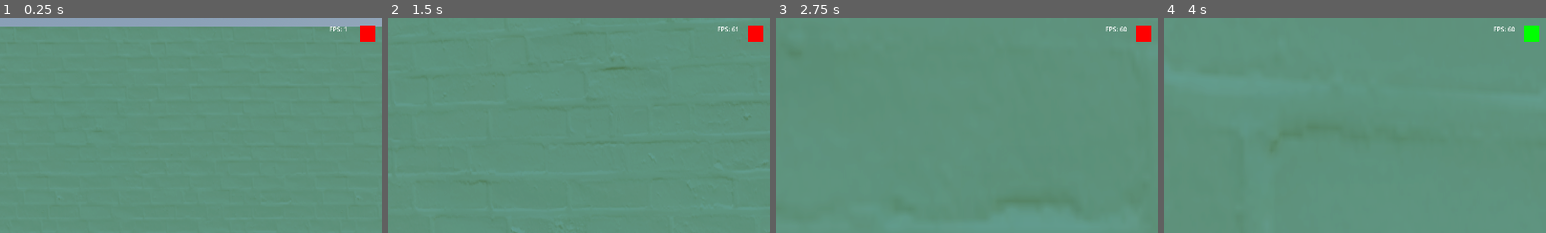
Above: before the commit, frames 1-4 (left to right).
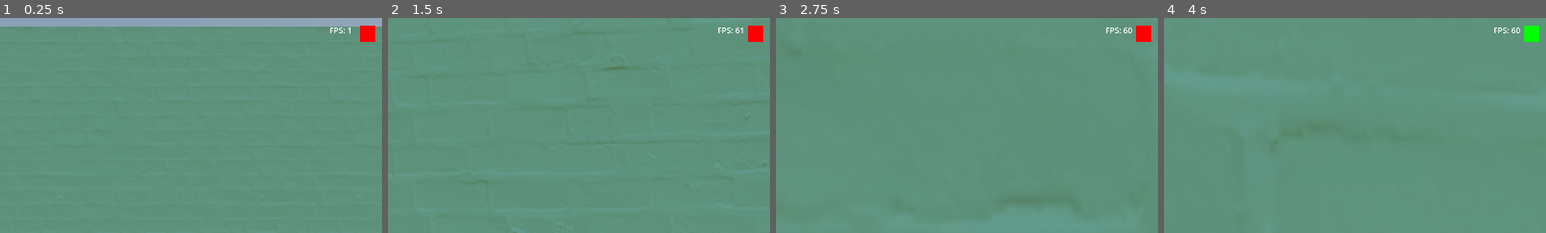
Above: after the commit, the same moments.

Repository: Tayacan/GameOff2023
Game: Godot game, scene res://scenes/playground.tscn
The game is run twice, just before and just after one commit, with the same random seed, the same clock (stepped at 60 frames per second) and the same inputs.
Inputs (mouse positions are % of the whole screen's width and height, from its top left):
- Up to frame 1 (0.25 s): no input
- Up to frame 2 (1.5 s): tap Enter at 0.5 s; move the mouse to (55, 50) at 0.52 s; hold W (move_forward) from 0.53 s (still down); tap Mouse wheel down (change_link_next) at 0.6 s; tap Space (jump) at 0.77 s; move the mouse to (45, 50) at 1.27 s; tap Mouse wheel up (change_link_prev) at 1.35 s
- Up to frame 3 (2.75 s): keep holding W (move_forward); tap Space (jump) at 1.52 s; move the mouse to (52, 48) at 2.02 s; right-click (52, 48) at 2.1 s
- Up to frame 4 (4 s): keep holding W (move_forward); tap Space (jump) at 2.75, 3.02, 3.77 s; move the mouse to (49, 52) at 2.77 s; click (49, 52) at 2.85 s; move the mouse to (57, 51) at 3.52 s; tap Mouse wheel down (change_link_next) at 3.6 s
The pictures show only the part of the screen within x 50-100%, y 0-50%; the shares and areas given below are measured in that part.

The runs differ from the first frame. In frame 1, less than 0.1% of the frame differs, in the area x 86-92%, y 4-8%; in frame 2, 0.1%; in frame 3, 0.1%, in the area x 86-94%, y 4-8%; in frame 4, 0.1%.

Commit message:
Started on some kind of UI theme
See README for link to assets

Diff:
--- a/project.godot
+++ b/project.godot
@@ -26,6 +26,10 @@
 window/size/mode=3
 window/stretch/mode="viewport"
 window/vsync/vsync_mode=0
+
+[gui]
+
+theme/custom="res://ui_theme.tres"
 
 [input]
 
--- /dev/null
+++ b/scenes/main_menu.tscn
@@ -0,0 +1,44 @@
+[gd_scene format=3 uid="uid://dbbjvj0dmrkpj"]
+
+[node name="MainMenu" type="Control"]
+layout_mode = 3
+anchors_preset = 15
+anchor_right = 1.0
+anchor_bottom = 1.0
+grow_horizontal = 2
+grow_vertical = 2
+
+[node name="PanelContainer" type="PanelContainer" parent="."]
+layout_mode = 0
+offset_right = 1920.0
+offset_bottom = 1080.0
+
+[node name="VBoxContainer" type="VBoxContainer" parent="PanelContainer"]
+layout_mode = 2
+alignment = 1
+
+[node name="Header" type="Label" parent="PanelContainer/VBoxContainer"]
+layout_mode = 2
+theme_type_variation = &"HeaderLabel"
+text = "A Cool Title"
+horizontal_alignment = 1
+
+[node name="HBoxContainer" type="HBoxContainer" parent="PanelContainer/VBoxContainer"]
+layout_mode = 2
+alignment = 1
+
+[node name="StartButton" type="Button" parent="PanelContainer/VBoxContainer/HBoxContainer"]
+custom_minimum_size = Vector2(200, 0)
+layout_mode = 2
+focus_mode = 0
+text = "Start"
+
+[node name="HBoxContainer2" type="HBoxContainer" parent="PanelContainer/VBoxContainer"]
+layout_mode = 2
+alignment = 1
+
+[node name="QuitButton" type="Button" parent="PanelContainer/VBoxContainer/HBoxContainer2"]
+custom_minimum_size = Vector2(200, 0)
+layout_mode = 2
+focus_mode = 0
+text = "Quit"
--- /dev/null
+++ b/ui_theme.tres
@@ -0,0 +1,69 @@
+[gd_resource type="Theme" load_steps=10 format=3 uid="uid://cuqrxf4x0528h"]
+
+[ext_resource type="FontFile" uid="uid://bfctcgpqjx34f" path="res://fonts/multivac/multivac-interference.ttf" id="1_djxe3"]
+[ext_resource type="Texture2D" uid="uid://djnvkeq5303v7" path="res://ui_textures/Button02.png" id="1_t2i0s"]
+[ext_resource type="Texture2D" uid="uid://see1wqdmmanp" path="res://ui_textures/Button04.png" id="2_c4qd8"]
+[ext_resource type="Texture2D" uid="uid://d4imculsip776" path="res://ui_textures/Button03.png" id="2_wksuf"]
+
+[sub_resource type="StyleBoxTexture" id="StyleBoxTexture_1m4nr"]
+content_margin_left = 10.0
+content_margin_top = 10.0
+content_margin_right = 10.0
+content_margin_bottom = 10.0
+texture = ExtResource("1_t2i0s")
+texture_margin_left = 8.0
+texture_margin_top = 8.0
+texture_margin_right = 8.0
+texture_margin_bottom = 8.0
+
+[sub_resource type="StyleBoxTexture" id="StyleBoxTexture_ilujp"]
+content_margin_left = 10.0
+content_margin_top = 10.0
+content_margin_right = 10.0
+content_margin_bottom = 10.0
+texture = ExtResource("2_wksuf")
+texture_margin_left = 8.0
+texture_margin_top = 8.0
+texture_margin_right = 8.0
+texture_margin_bottom = 8.0
+
+[sub_resource type="StyleBoxTexture" id="StyleBoxTexture_pxfgl"]
+content_margin_left = 10.0
+content_margin_top = 10.0
+content_margin_right = 10.0
+content_margin_bottom = 10.0
+texture = ExtResource("1_t2i0s")
+texture_margin_left = 8.0
+texture_margin_top = 8.0
+texture_margin_right = 8.0
+texture_margin_bottom = 8.0
+
+[sub_resource type="StyleBoxTexture" id="StyleBoxTexture_cjhwh"]
+content_margin_left = 10.0
+content_margin_top = 10.0
+content_margin_right = 10.0
+content_margin_bottom = 10.0
+texture = ExtResource("2_c4qd8")
+texture_margin_left = 8.0
+texture_margin_top = 8.0
+texture_margin_right = 8.0
+texture_margin_bottom = 8.0
+
+[sub_resource type="StyleBoxFlat" id="StyleBoxFlat_xhbqt"]
+bg_color = Color(0.0588235, 0.184314, 0.243137, 1)
+
+[resource]
+Button/colors/font_hover_color = Color(0.0901961, 0.482353, 0.439216, 1)
+Button/colors/font_hover_pressed_color = Color(0.0901961, 0.486275, 0.439216, 1)
+Button/colors/font_pressed_color = Color(0.0901961, 0.482353, 0.439216, 1)
+Button/font_sizes/font_size = 30
+Button/styles/focus = SubResource("StyleBoxTexture_1m4nr")
+Button/styles/hover = SubResource("StyleBoxTexture_ilujp")
+Button/styles/normal = SubResource("StyleBoxTexture_pxfgl")
+Button/styles/pressed = SubResource("StyleBoxTexture_cjhwh")
+HeaderLabel/base_type = &"Label"
+HeaderLabel/font_sizes/font_size = 72
+HeaderLabel/fonts/font = ExtResource("1_djxe3")
+Label/colors/font_color = Color(1, 1, 1, 1)
+Label/font_sizes/font_size = 20
+PanelContainer/styles/panel = SubResource("StyleBoxFlat_xhbqt")
Binary file added: fonts/multivac/multivac-ghost.ttf
Not shown, added: fonts/multivac/multivac-ghost.ttf.import
Binary file added: fonts/multivac/multivac-interference.ttf
Not shown, added: fonts/multivac/multivac-interference.ttf.import
Not shown, added: fonts/multivac/multivac.txt
Binary file added: ui_textures/Button02.png
Not shown, added: ui_textures/Button02.png.import
Binary file added: ui_textures/Button03.png
Not shown, added: ui_textures/Button03.png.import
Binary file added: ui_textures/Button04.png
Not shown, added: ui_textures/Button04.png.import
Binary file added: ui_textures/Button05.png
(and 4 more such lines)
